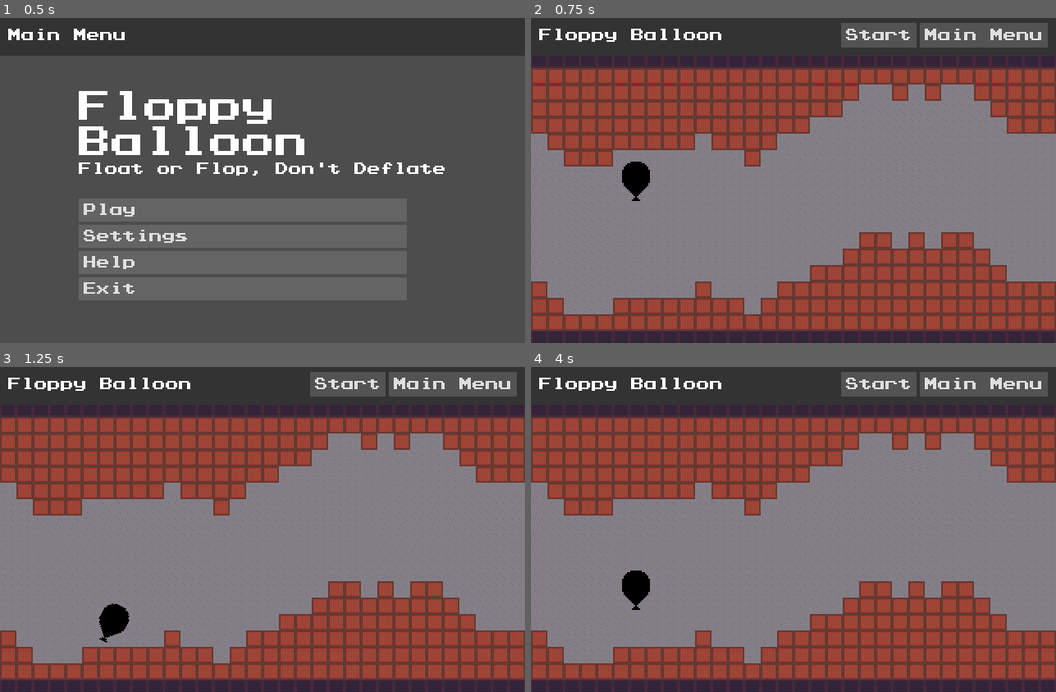
Above: before the commit, frames 1-4 (two rows, left to right).
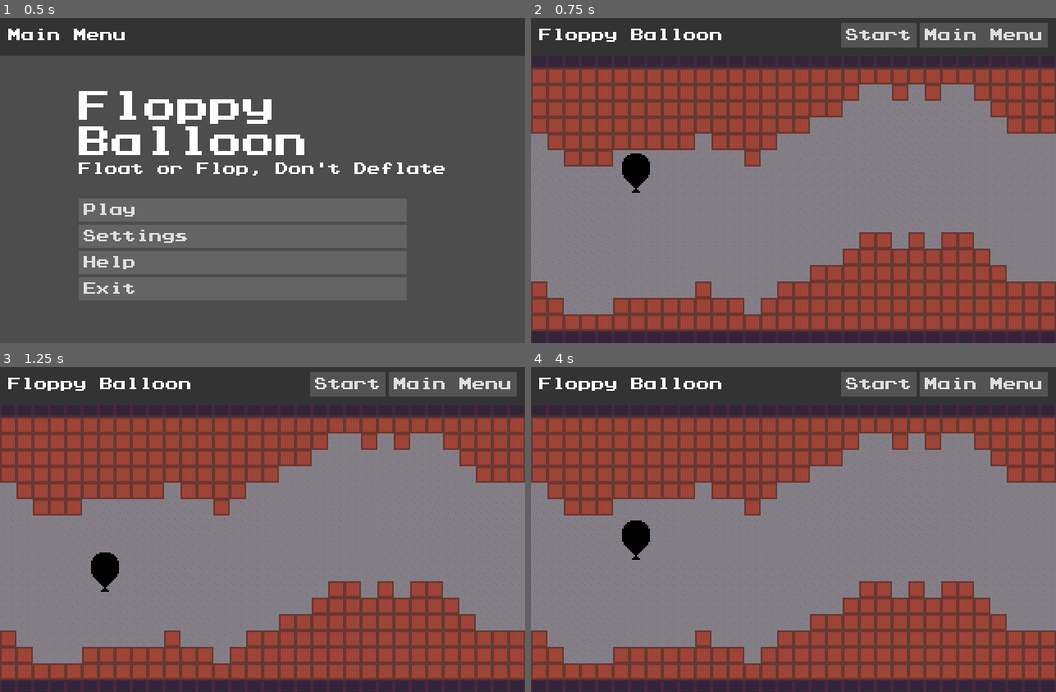
Above: after the commit, the same moments.

Repository: omniuni/Godot_Scroller_Floppy_Balloon
Game: Godot game, scene res://Scenes/screen_menu.tscn
The game is run twice, just before and just after one commit, with the same random seed, the same clock (stepped at 60 frames per second) and the same inputs.
Inputs (mouse positions are in pixels of both pictures, inside the frame that each line leads up to):
- Up to frame 1 (0.5 s): no input
- Up to frame 2 (0.75 s): click "Play" at 0.5 s
- Up to frame 3 (1.25 s): no input
- Up to frame 4 (4 s): click "Start" at 1.25 s; move the mouse to (909, 510) at 2.02 s; click (909, 510) at 2.17 s; click "Main Menu" at 2.75 s; click "Play" at 3.5 s

Frame 1 is identical in both runs. In frame 2, 0.3% of the frame differs, in the area x 17-23%, y 41-57%; in frame 3, 0.9%, in the area x 17-25%, y 57-85%; in frame 4, 0.9%.

Commit message:
fix balloon motion

Diff:
--- a/Scenes/item_balloon.tscn
+++ b/Scenes/item_balloon.tscn
@@ -15,8 +15,9 @@
 script = ExtResource("1_a16fh")
 
 [node name="RigidBodyBalloon" type="RigidBody2D" parent="."]
-mass = 0.075
+mass = 0.06
 physics_material_override = SubResource("PhysicsMaterial_hcw2g")
+gravity_scale = 0.3
 center_of_mass_mode = 1
 center_of_mass = Vector2(0, 20)
 max_contacts_reported = 1
@@ -44,4 +45,4 @@
 wait_time = 0.05
 autostart = true
 
-[connection signal="timeout" from="Debouncer" to="RigidBodyBalloon" method="_on_debouncer_timeout"]
+[connection signal="timeout" from="Debouncer" to="." method="_on_debouncer_timeout"]
--- a/Scripts/item_balloon.gd
+++ b/Scripts/item_balloon.gd
@@ -1,17 +1,19 @@
 extends Node2D
 
 @export
-var Bump_Horizontal: int = 2
+var Bump_Horizontal: int = 4
 @export
-var Bump_Vertical: int = 15 # make negative for "up"
+var Bump_Vertical: int = 12 # make negative for "up"
 @export
 var Bop_Horizontal: int = 1 # make negative for "back"
 @export
 var Bop_Vertical: int = 5
 @export
-var Debounce_Rough_Msec: int = 200
+var Debounce_Rough_Msec: int = 500
 @export
-var Hit_Ratio: float = 0.9
+var Hit_Ratio: float = .6
+@export
+var Max_Velocity_Horizontal: int = 260
 
 var bump_debounce: int = 0
 var bop_debounce: int = 0
@@ -34,15 +36,18 @@
 	pass
 
 func do_bump(event: InputEvent):
-	print("do_bump")
-	print("bump_debounce "+str(bump_debounce))
-	if not event.is_echo():
+	var horizontal_velocity = body.linear_velocity.x
+	var difference = Max_Velocity_Horizontal-horizontal_velocity
+	var scale_down = difference/Max_Velocity_Horizontal
+	if scale_down > 1:
+		scale_down = 1
+	if not event.is_echo() and not event.is_released():
 		print("Big Bump!")
-		body.apply_central_impulse(Vector2i(Bump_Horizontal,Bump_Vertical*-1))
+		body.apply_central_impulse(Vector2i(Bump_Horizontal*scale_down,Bump_Vertical*-1))
 		bump_debounce=Debounce_Rough_Msec
 	if event.is_echo() and bump_debounce == 0:
 		print("Little Bump!")
-		body.apply_central_impulse(Vector2i(Bump_Horizontal,-1*Bump_Vertical*Hit_Ratio))
+		body.apply_central_impulse(Vector2i(Bump_Horizontal*scale_down,-1*Bump_Vertical*Hit_Ratio))
 		bump_debounce=Debounce_Rough_Msec
 	pass
 
